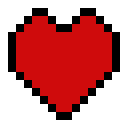
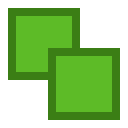
Two versions of the same layered image (128px x 128px). Layer-by-layer changes:
added layer "Copy Symbol" above "Delete Symbol" over [8, 8, 120, 120]
hid "Heal Symbol" over [8, 8, 120, 120]
